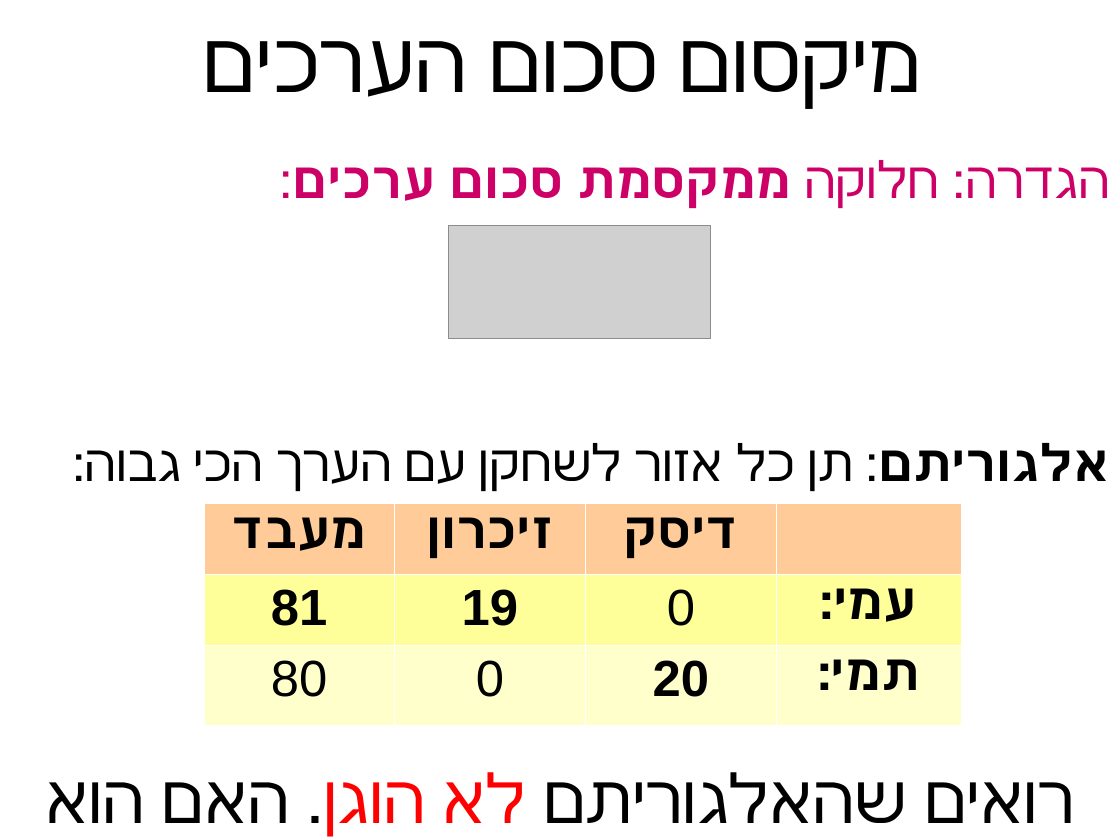
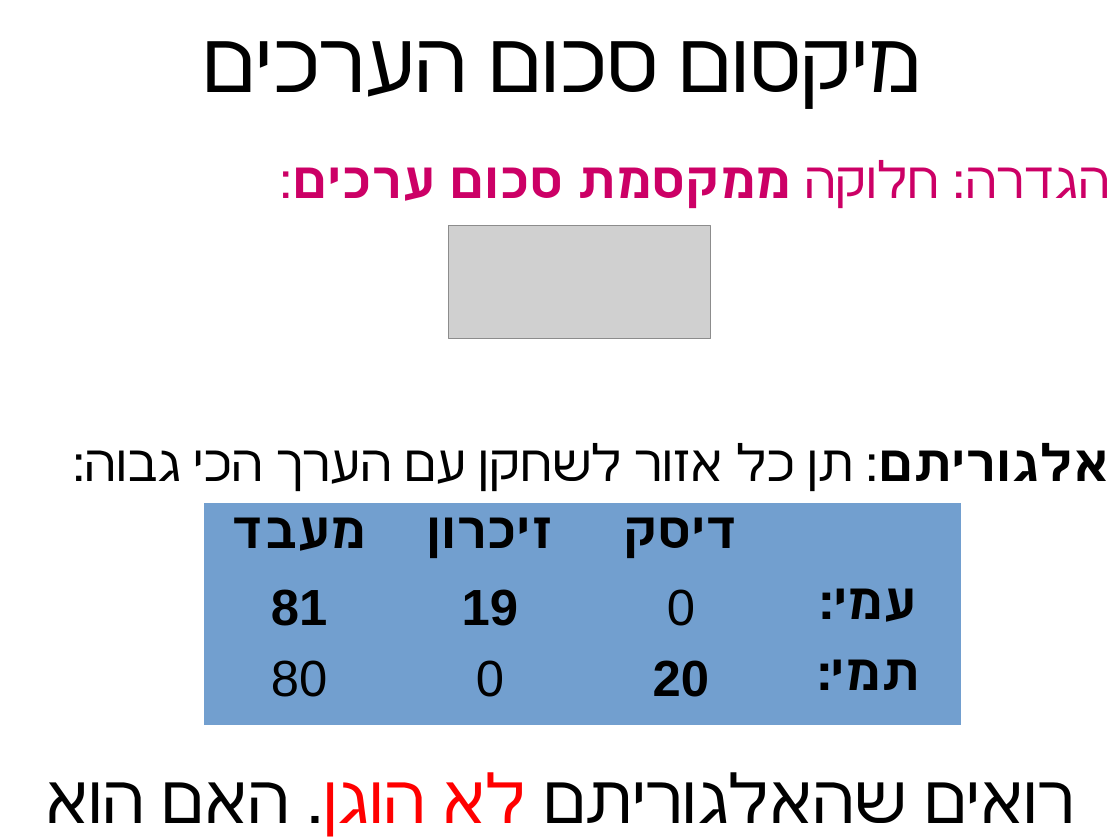
Before and after one commit to erelsgl-at-ariel/algorithms-5780, a slide deck: slide 11 of 02-pareto-efficiency/slides.odp. Drawn at 1120x840 pixels with LibreOffice and Linux fonts; fonts in the diff are those of the drawing; grey boxes stand for pictures. Boxes give left, top, right and bottom in pixels: in the first picture for what was removed or moved away, otherwise in the second. Text is boxed around its words. In the diff, an @@ line names an element or a change of style, - is before the commit and + after.

```diff
--- a/02-pareto-efficiency/slides.odp
+++ b/02-pareto-efficiency/slides.odp
@@ table at (203,503,961,723) @@
@@ fill #FFCC99 to #729FCF in row 1 @@
@@ fill #FFFF99 to #729FCF in row 2 @@
@@ fill #FFFFCC to #729FCF in row 3 @@
@@ borders changed @@
```
Also in this commit, not shown: 13 other slides changed, 6 other files.
